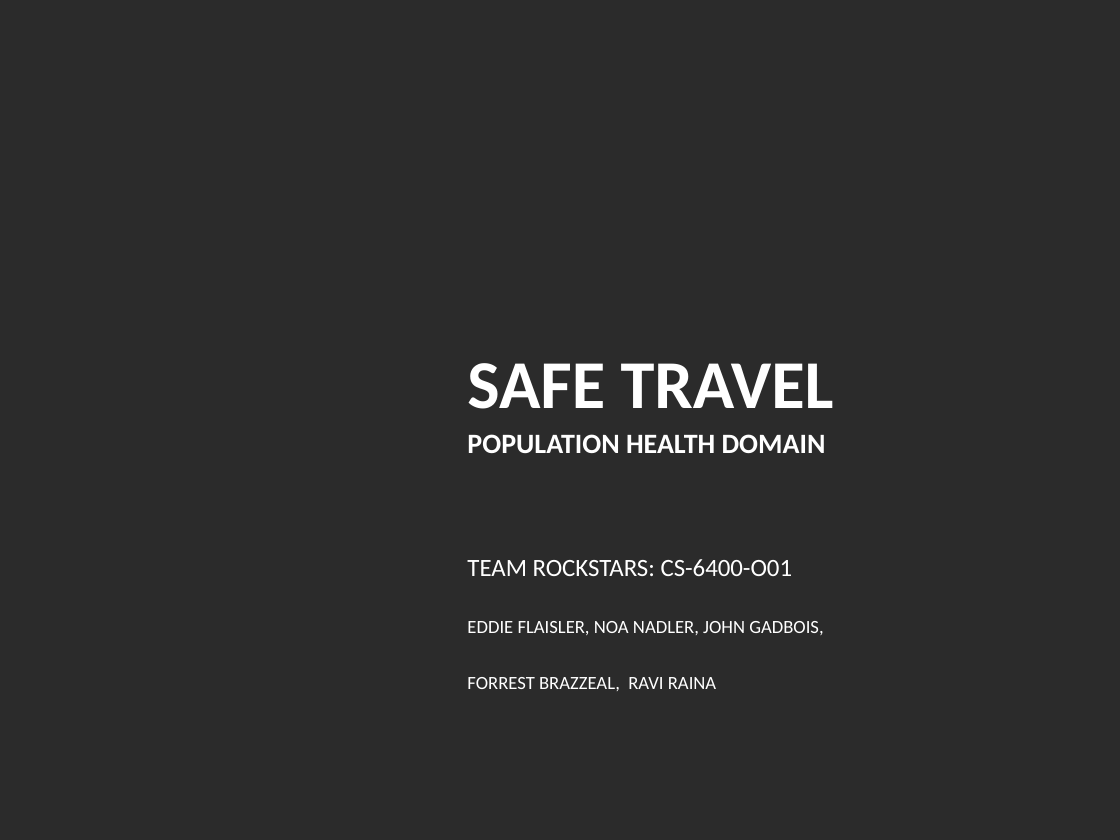
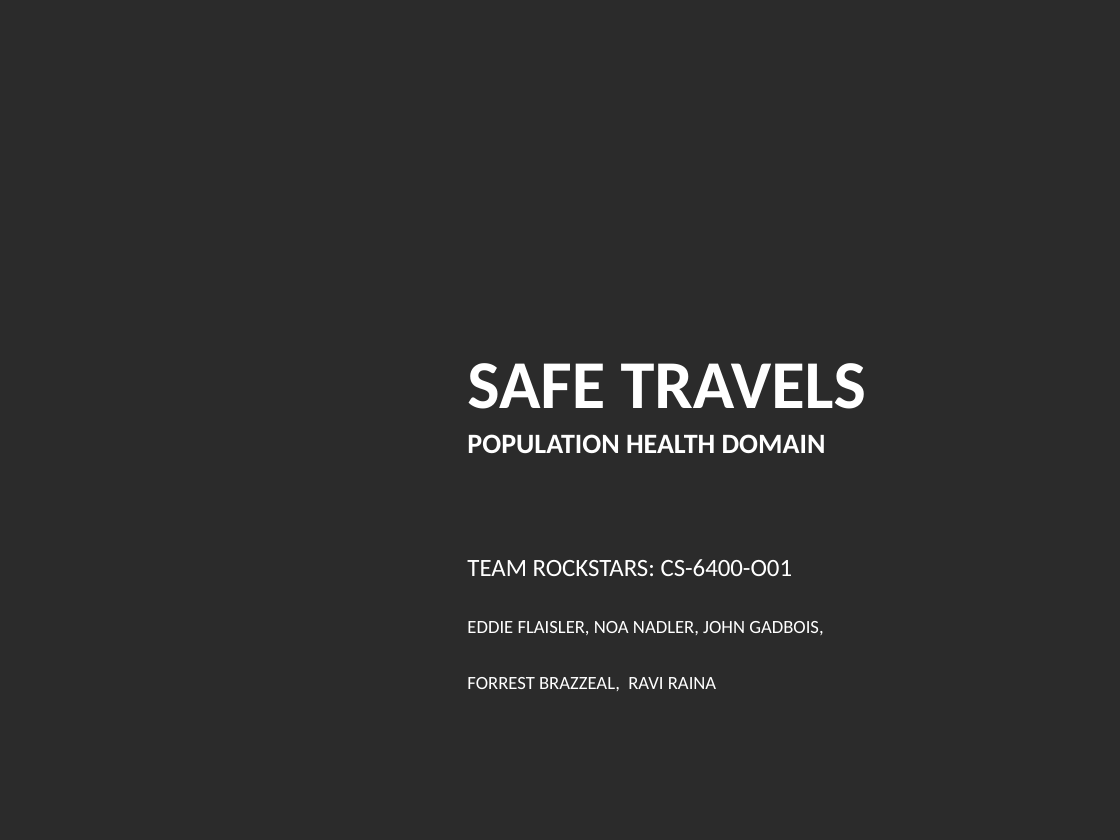
Before and after one commit to noanadler/RockStars, a slide deck: slide 1 of Deliverable2/Presentation/Rock_Stars_Presentation.pptx. Drawn at 1120x840 pixels with LibreOffice and Linux fonts; fonts in the diff are those of the drawing; background and template pictures are left out; a plain dark background stands for a picture behind light text. Boxes give left, top, right and bottom in pixels: in the first picture for what was removed or moved away, otherwise in the second. Text is boxed around its words. In the diff, an @@ line names an element or a change of style, - is before the commit and + after.

Commit message:
small fix in presentation2

```diff
--- a/Deliverable2/Presentation/Rock_Stars_Presentation.pptx
+++ b/Deliverable2/Presentation/Rock_Stars_Presentation.pptx
@@ title at [467,363,866,453]: text changed @@
-SAFE TRAVEL
-POPULATION HEALTH DOMAIN
+SAFE TRAVELS
+POPULATION HEALTH DOMAIN
```
